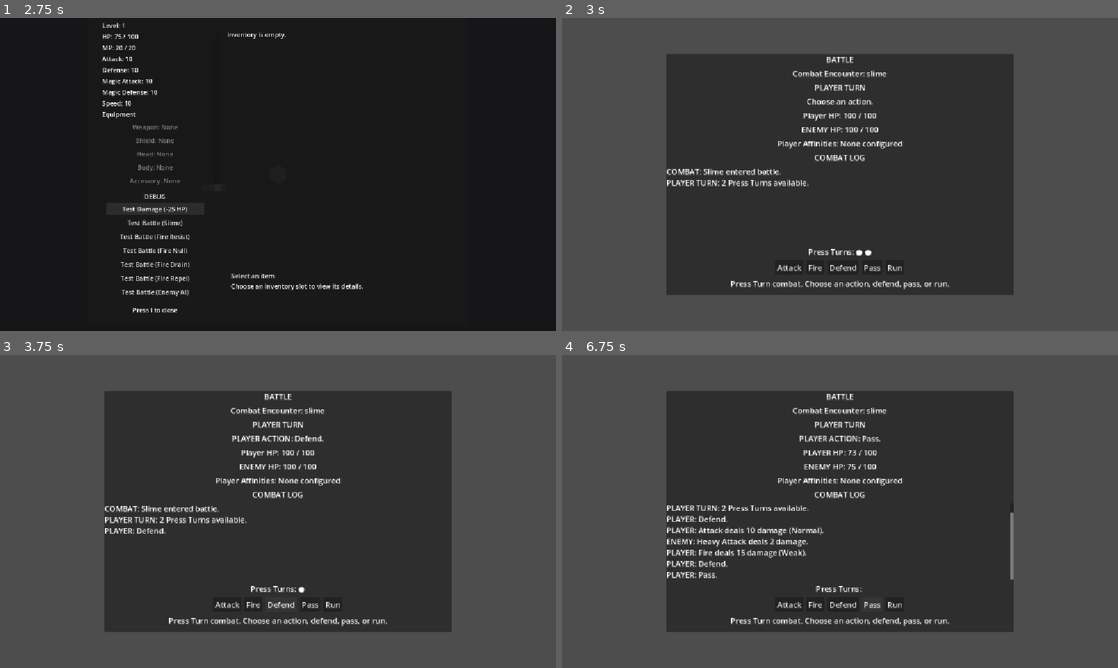
Above: before the commit, frames 1-4 (two rows, left to right).
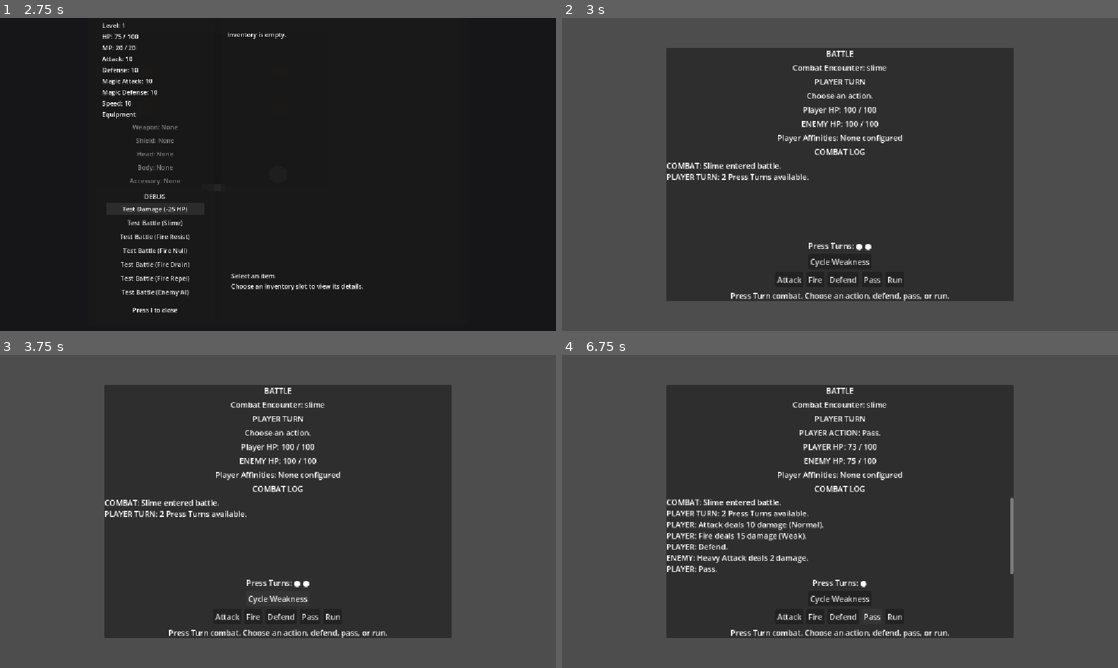
Above: after the commit, the same moments.

Repository: salexume94-pixel/Scripts
Game: Godot game, scene res://scenes/World.tscn
The game is run twice, just before and just after one commit, with the same random seed, the same clock (stepped at 60 frames per second) and the same inputs.
Inputs (mouse positions are in pixels of both pictures, inside the frame that each line leads up to):
- Up to frame 1 (2.75 s): tap Enter at 0.5 s; hold Right (ui_right) 0.53-1.28 s; tap E at 0.6 s; hold Down (ui_down) 1.28-2 s; tap I at 1.35 s; click "Test Damage (-25 HP)" at 2 s
- Up to frame 2 (3 s): click "Test Battle (Slime)" at 2.75 s
- Up to frame 3 (3.75 s): click (278, 599) at 3.5 s, where only the run after the commit has a clickable "Cycle Weakness"
- Up to frame 4 (6.75 s): click "Attack" at 4.25 s; click "Fire" at 5 s; click "Defend" at 5.75 s; click "Pass" at 6.5 s

Frame 1 is identical in both runs. In frame 2, 7.1% of the frame differs, in the area x 18-82%, y 9-91%; in frame 3, 7.3%; in frame 4, 9.2%.
Error in both runs: Invalid call. Nonexistent function 'get_player_weakness_debug' in base 'Node (combat_manager.gd)'. (res://combat/battle.gd:88)

Commit message:
Add Player weakness cycle control

Diff:
--- a/scenes/Battle.tscn
+++ b/scenes/Battle.tscn
@@ -69,6 +69,14 @@
 layout_mode = 2
 text = "Press Turns: ● ● ● ●"
 horizontal_alignment = 1
+[node name="WeaknessControls" type="HBoxContainer" parent="CenterContainer/Panel/VBoxContainer"]
+layout_mode = 2
+alignment = 1
+theme_override_constants/separation = 6
+[node name="CycleWeaknessButton" type="Button" parent="CenterContainer/Panel/VBoxContainer/WeaknessControls"]
+layout_mode = 2
+text = "Cycle Weakness"
+
 [node name="ActionButtons" type="HBoxContainer" parent="CenterContainer/Panel/VBoxContainer"]
 layout_mode = 2
 alignment = 1
